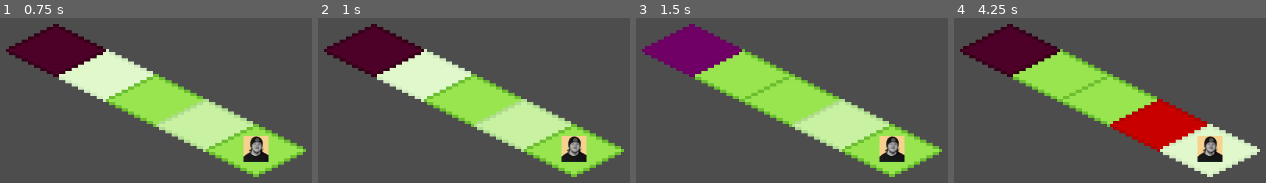
Above: before the commit, frames 1-4 (left to right).
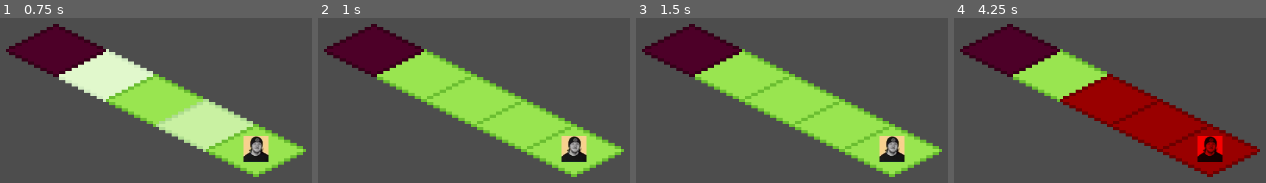
Above: after the commit, the same moments.

Repository: ckuras/GMTK-2023-Fire-Fighter
Game: Godot game, scene res://Scenes/scene_switcher.tscn
The game is run twice, just before and just after one commit, with the same random seed, the same clock (stepped at 60 frames per second) and the same inputs. This scene is started directly instead of the project's main scene.
Inputs (mouse positions are in pixels of both pictures, inside the frame that each line leads up to):
- Up to frame 1 (0.75 s): tap Enter at 0.5 s; move the mouse to (106, 74) at 0.52 s; tap Shift at 0.6 s; click (106, 74) at 0.67 s
- Up to frame 2 (1 s): tap Space at 0.77, 0.8 s
- Up to frame 3 (1.5 s): tap Space at 1.07, 1.25, 1.35 s; move the mouse to (692, 49) at 1.27 s; click (692, 49) at 1.42 s
- Up to frame 4 (4.25 s): tap Space at 1.52, 1.82, 2.3, 3.02, 3.32, 3.5, 3.6, 3.77, 4.07 s; tap Shift at 1.55, 2.1, 2.85 s; move the mouse to (1110, 98) at 2.02 s; click (1110, 98) at 2.17 s; tap Enter at 2.75 s; move the mouse to (1159, 123) at 2.77 s; click (1159, 123) at 2.92 s; move the mouse to (1209, 148) at 3.52 s; click (1209, 148) at 3.67 s

Frame 1 is identical in both runs. In frame 2, 10% of the frame differs, in the area x 18-82%, y 18-82%; in frame 3, 11%; in frame 4, 16%, in the area x 33-99%, y 33-97%.

Commit message:
Reset and stuff
- shift resets the level
- space ends your turn
- fixed bug where you could place fire even when not your turn

Diff:
--- a/Scripts/EventBus.gd
+++ b/Scripts/EventBus.gd
@@ -3,3 +3,4 @@
 signal turn_ended
 signal player_won_round
 signal player_lost_round
+signal restart_level
--- a/Scripts/scene_switcher.gd
+++ b/Scripts/scene_switcher.gd
@@ -4,6 +4,7 @@
 
 func _ready():
 	current_level.connect("level_changed", _handle_level_change)
+	EventBus.connect("restart_level", _handle_level_restart)
 
 func _handle_level_change(next_level_name: String):
 	var next_level = load("res://Scenes/Levels/" + next_level_name + ".tscn").instantiate()
@@ -11,3 +12,19 @@
 	next_level.connect("level_changed", _handle_level_change)
 	current_level.queue_free()
 	current_level = next_level
+
+func _handle_level_restart():
+	print("restarting level")
+	get_tree().reload_current_scene()
+
+func _unhandled_input(event):
+	if event is InputEventKey:
+		var was_shift_pressed = event.get_keycode_with_modifiers() == KEY_SHIFT and event.is_pressed()
+		var was_space_pressed = event.get_keycode_with_modifiers() == KEY_SPACE and event.is_pressed()
+
+		if was_shift_pressed:
+			EventBus.emit_signal("restart_level")
+			pass
+		if was_space_pressed:
+			EventBus.emit_signal("turn_ended")
+			pass
--- a/Scripts/tile.gd
+++ b/Scripts/tile.gd
@@ -187,15 +187,17 @@
 		handle_right_mouse_up()
 
 func handle_left_mouse_down(event: InputEventMouseButton):
-#func handle_right_mouse_down(event: InputEventMouseButton):
-	var does_player_have_charges = game_state.player_fire_charge_count > 0
-	var can_be_lit_on_fire = (
-		does_player_have_charges and
-		is_player_with_cardinal_neighbors() and
+	var can_player_light_stuff_on_fire = (
+		game_state.player_fire_charge_count > 0 and
+		game_state.active_turn == game_state.Turn.Player
+	)
+	var can_tile_be_lit_on_fire = (
+		can_player_light_stuff_on_fire and
+		is_player_within_cardinal_neighbors() and
 		is_flammable()
 	)
 
-	if can_be_lit_on_fire:
+	if can_tile_be_lit_on_fire:
 		# Light the tile on fire
 		emit_signal("change_tile_state", TileState.Fire)
 		game_state.player_fire_charge_count -= 1
@@ -203,7 +205,6 @@
 	previous_left_clicked = true
 
 func handle_right_mouse_down(event: InputEventMouseButton):
-#func handle_left_mouse_down(event: InputEventMouseButton):
 	var can_player_move = game_state.player_moves_remaining > 0
 	var can_player_reach_this_tile = can_player_reach
 	var is_player_turn = game_state.active_turn == game_state.Turn.Player
@@ -222,7 +223,7 @@
 func is_flammable() -> bool:
 	return tile_state != TileState.Fire
 
-func is_player_with_cardinal_neighbors():
+func is_player_within_cardinal_neighbors():
 	for tile in get_cardinal_neighbors():
 		if tile.has_player: return true
 	return false
